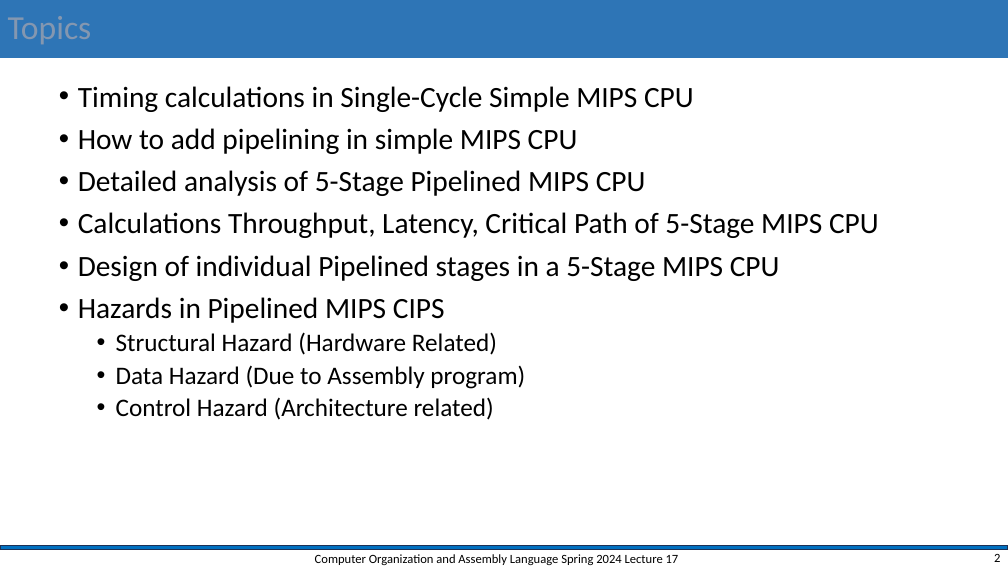
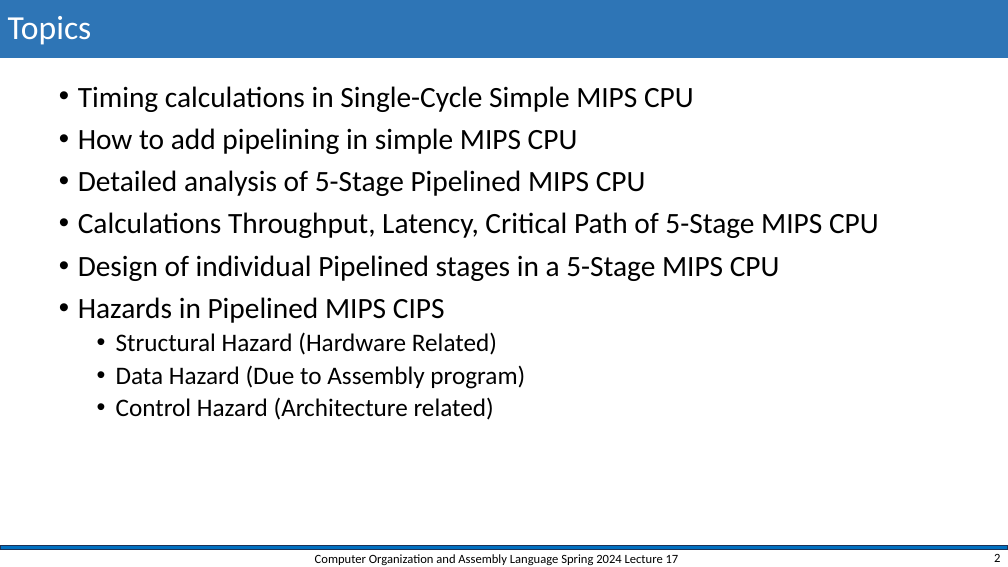
Before and after one commit to shahidmasud/shahidmasud.github.io, a slide deck: slide 2 of CompOrg_Lec17_Spr2024.pptx. Drawn at 1008x567 pixels with LibreOffice and Linux fonts; fonts in the diff are those of the drawing; background and template pictures are left out. Boxes give left, top, right and bottom in pixels: in the first picture for what was removed or moved away, otherwise in the second. Text is boxed around its words. In the diff, an @@ line names an element or a change of style, - is before the commit and + after.

```diff
--- a/CompOrg_Lec17_Spr2024.pptx
+++ b/CompOrg_Lec17_Spr2024.pptx
@@ title "Topics" at (x1=0, y1=0, x2=1008, y2=58): text colour #8497B0 to #FFFFFF @@
```
Also in this commit, not shown: 16 other slides changed, 2 slides removed, 1 other file.
